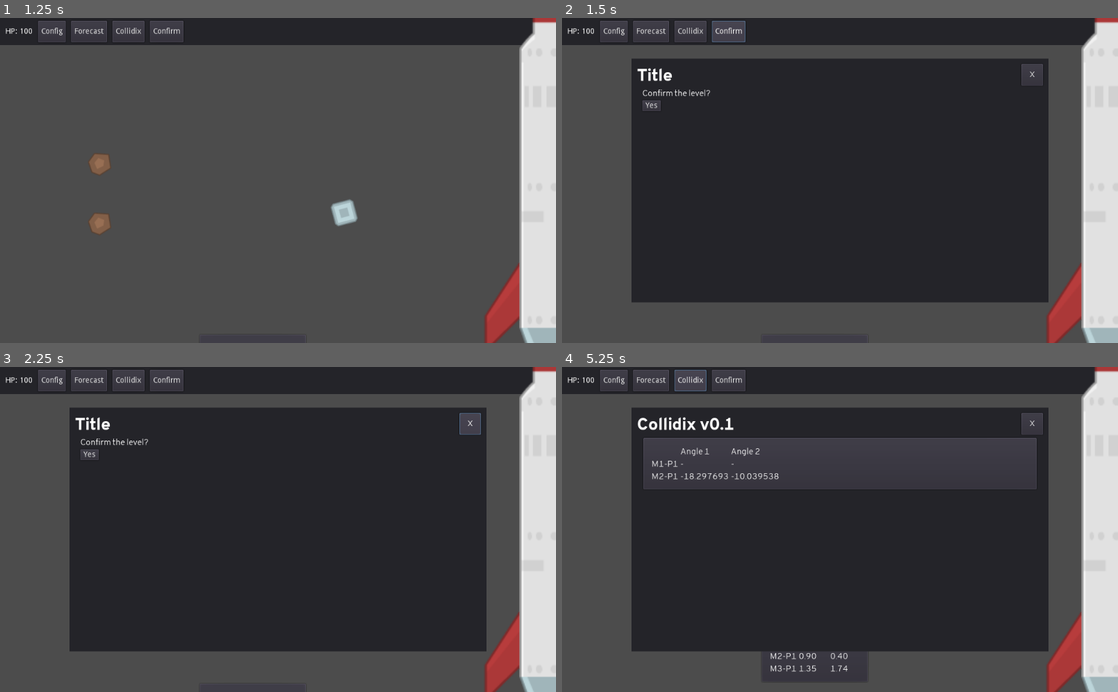
Above: before the commit, frames 1-4 (two rows, left to right).
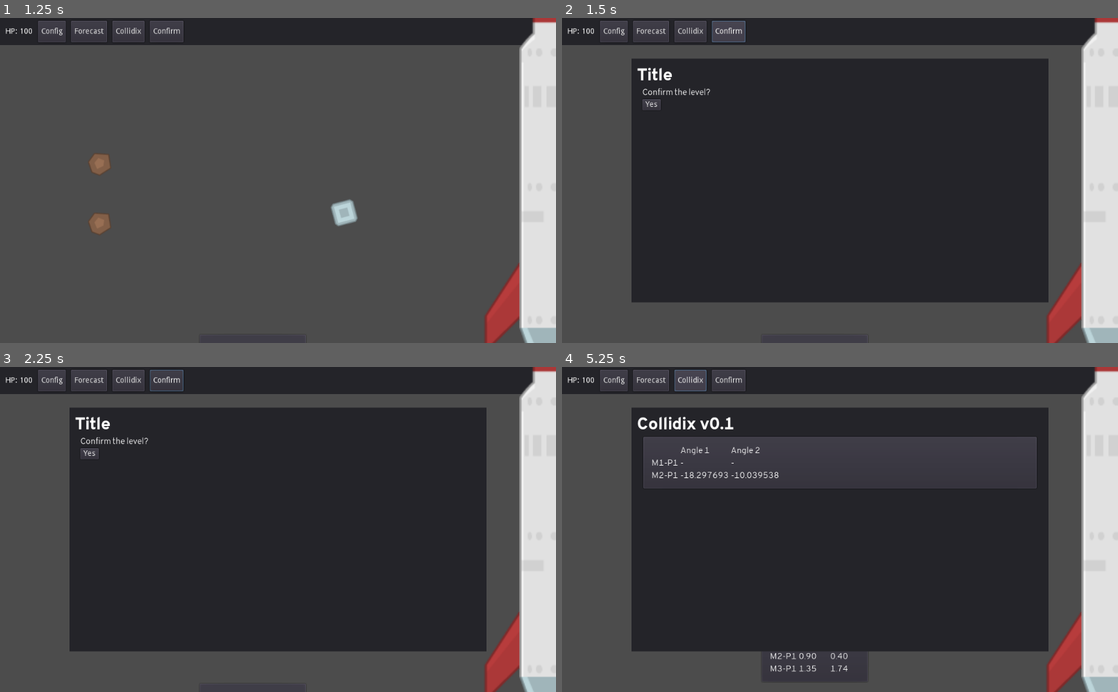
Above: after the commit, the same moments.

Repository: DrgnInventor/celestiarc
Game: Godot game, scene res://scenes/MainMenu.tscn
The game is run twice, just before and just after one commit, with the same random seed, the same clock (stepped at 60 frames per second) and the same inputs.
Inputs (mouse positions are in pixels of both pictures, inside the frame that each line leads up to):
- Up to frame 1 (1.25 s): click "Play" at 0.5 s
- Up to frame 2 (1.5 s): click "Confirm" at 1.25 s
- Up to frame 3 (2.25 s): click (472, 422) at 2 s, where only the run before the commit has a clickable "X"
- Up to frame 4 (5.25 s): click "Confirm" at 2.75 s; hold Up (ui_up) 3.53-4.25 s; click "Forecast" at 4.25 s; click "Collidix" at 5 s

Frame 1 is identical in both runs. In frame 2, 0.4% of the frame differs, in the area x 13-87%, y 14-29%; in frame 3, 0.5%; in frame 4, 1.0%, in the area x 13-87%, y 14-38%.

Commit message:
Remove close button from BaseOverlay
Since tab-like navigation is used, this close button is not needed.

Diff:
--- a/scenes/BaseOverlay.tscn
+++ b/scenes/BaseOverlay.tscn
@@ -42,7 +42,7 @@
 
 [node name="TitleBar" type="MarginContainer" parent="Panel/VBoxContainer"]
 margin_right = 768.0
-margin_bottom = 50.0
+margin_bottom = 48.0
 custom_constants/margin_right = 10
 custom_constants/margin_top = 10
 custom_constants/margin_left = 10
@@ -54,37 +54,21 @@
 margin_left = 10.0
 margin_top = 10.0
 margin_right = 758.0
-margin_bottom = 50.0
+margin_bottom = 48.0
 __meta__ = {
 "_edit_use_anchors_": false
 }
 
 [node name="Title" type="Label" parent="Panel/VBoxContainer/TitleBar/HBoxContainer"]
-margin_top = 1.0
 margin_right = 65.0
-margin_bottom = 39.0
+margin_bottom = 38.0
 custom_fonts/font = SubResource( 2 )
 text = "Title"
 
-[node name="Empty" type="MarginContainer" parent="Panel/VBoxContainer/TitleBar/HBoxContainer"]
-margin_left = 69.0
-margin_right = 704.0
-margin_bottom = 40.0
-size_flags_horizontal = 3
-size_flags_vertical = 3
-
-[node name="CloseButton" type="Button" parent="Panel/VBoxContainer/TitleBar/HBoxContainer"]
-margin_left = 708.0
-margin_right = 748.0
-margin_bottom = 40.0
-rect_min_size = Vector2( 40, 40 )
-size_flags_vertical = 0
-text = "X"
-
 [node name="Content" type="MarginContainer" parent="Panel/VBoxContainer"]
-margin_top = 54.0
+margin_top = 52.0
 margin_right = 768.0
-margin_bottom = 54.0
+margin_bottom = 52.0
 custom_constants/margin_right = 20
 custom_constants/margin_left = 20
 __meta__ = {
